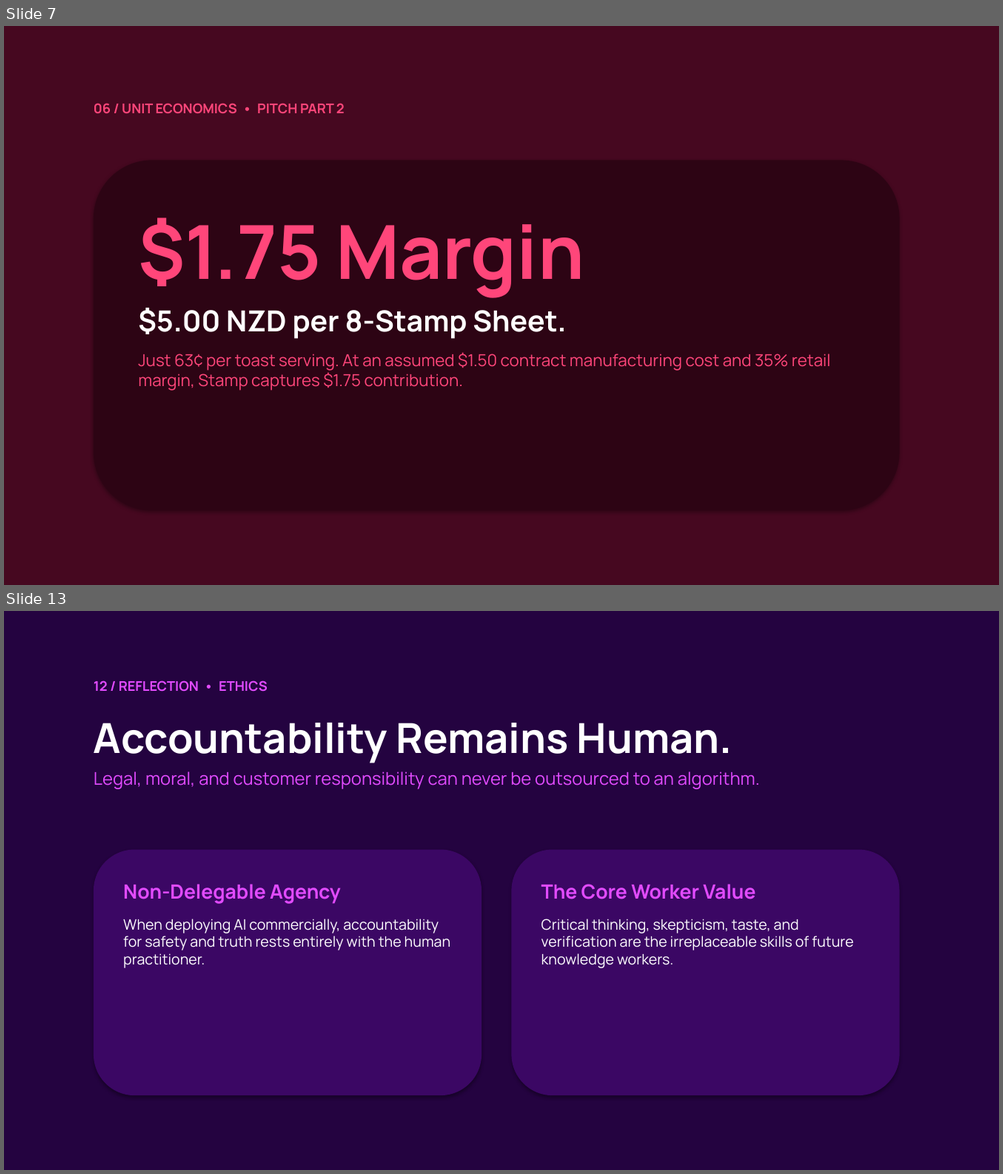
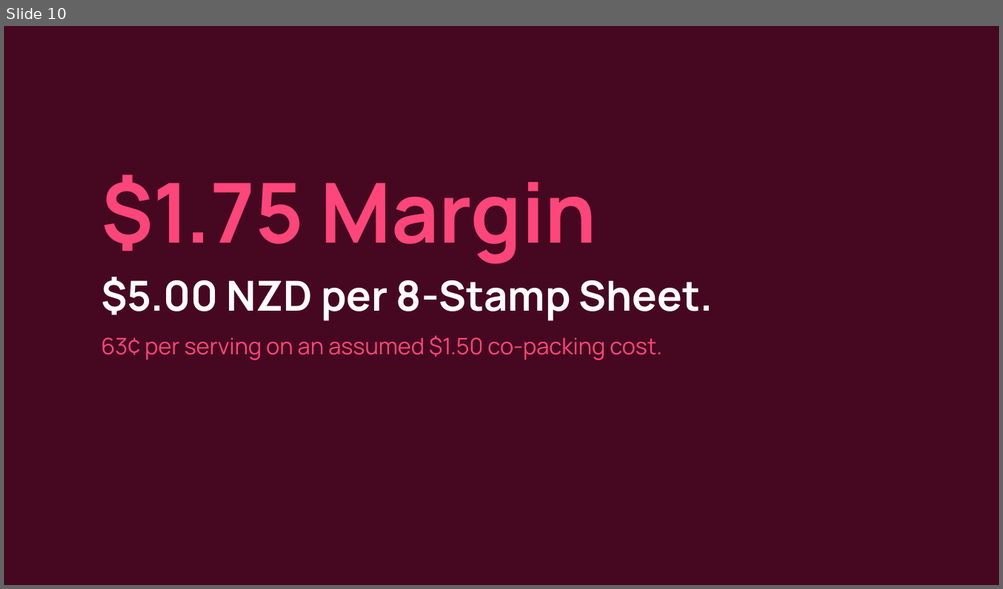
Before and after one commit to JacobCrume/stamp-spreads, a slide deck: presentation/Stamp-pitch.pptx. Shown one above the other, each under a label of ours: slides 7 and 13 before the commit, slide 10 after it; the slides between them are not shown. The pictures are 1003x1174 and 1003x589 pixels, drawn with LibreOffice and Linux fonts; fonts in the diff are those of the drawing. Boxes give left, top, right and bottom in pixels: in the first picture for what was removed or moved away, otherwise in the second. Text is boxed around its words. In the diff, an @@ line names an element or a change of style, - is before the commit and + after.

```diff
--- a/presentation/Stamp-pitch.pptx
+++ b/presentation/Stamp-pitch.pptx
@@ slide 13 removed at [4,611,999,1170], background #FFFFFF @@
@@ rectangle removed at [4,611,999,1170] @@
@@ text removed at [94,681,267,692] @@
-12 / REFLECTION • ETHICS
@@ text removed at [94,723,760,789] @@
-Accountability Remains Human.
-Legal, moral, and customer responsibility can never be outsourced to an algorithm.
@@ rounded rectangle removed at [94,850,481,1096] @@
@@ rounded rectangle removed at [512,850,899,1096] @@
@@ text removed at [123,884,450,968] @@
-Non-Delegable Agency
-When deploying AI commercially, accountability for safety and truth rests entirely with the human practitioner.
@@ text removed at [541,884,853,968] @@
-The Core Worker Value
-Critical thinking, skepticism, taste, and verification are the irreplaceable skills of future knowledge workers.
@@ what was slide 7 is now slide 10 @@
@@ slide 10 changed as well @@
@@ text removed at [94,103,344,114] @@
-06 / UNIT ECONOMICS • PITCH PART 2
@@ rounded rectangle removed at [94,160,899,511] @@
@@ text at [101,175,712,321]: size 72 to 80 pt in "$1.75 Margin"; size 28 to 40 pt in "$5.00 NZD per 8-Stamp Sheet."; more space between paragraphs @@
@@ text "$1.75 Margin": place and size @@
-text "$1.75 Margin" at [138,218,831,391]
+text "$1.75 Margin" at [101,175,712,360]
@@ text at [101,335,662,360]: text changed; size 16 to 22 pt @@
-Just 63¢ per toast serving. At an assumed $1.50 contract manufacturing cost and 35% retail margin, Stamp captures $1.75 contribution.
+63¢ per serving on an assumed $1.50 co-packing cost.
```
Also in this commit, not shown: 5 other slides changed, 11 slides added, 6 other slides removed, 2 other files.
